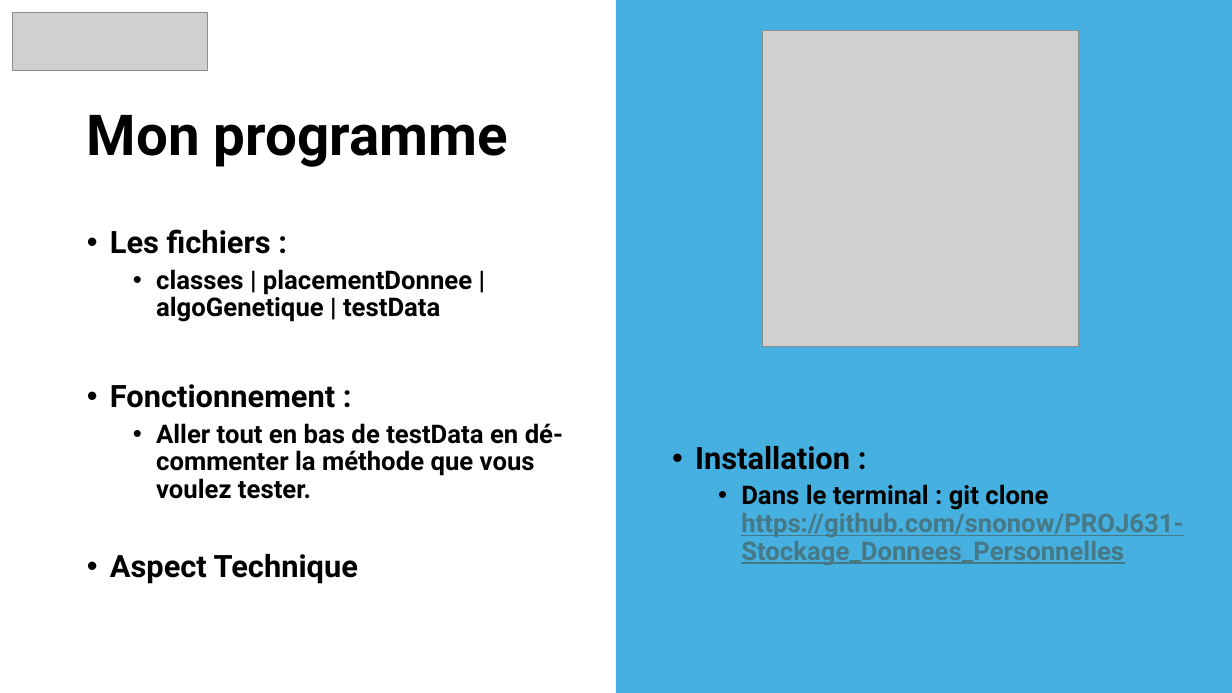
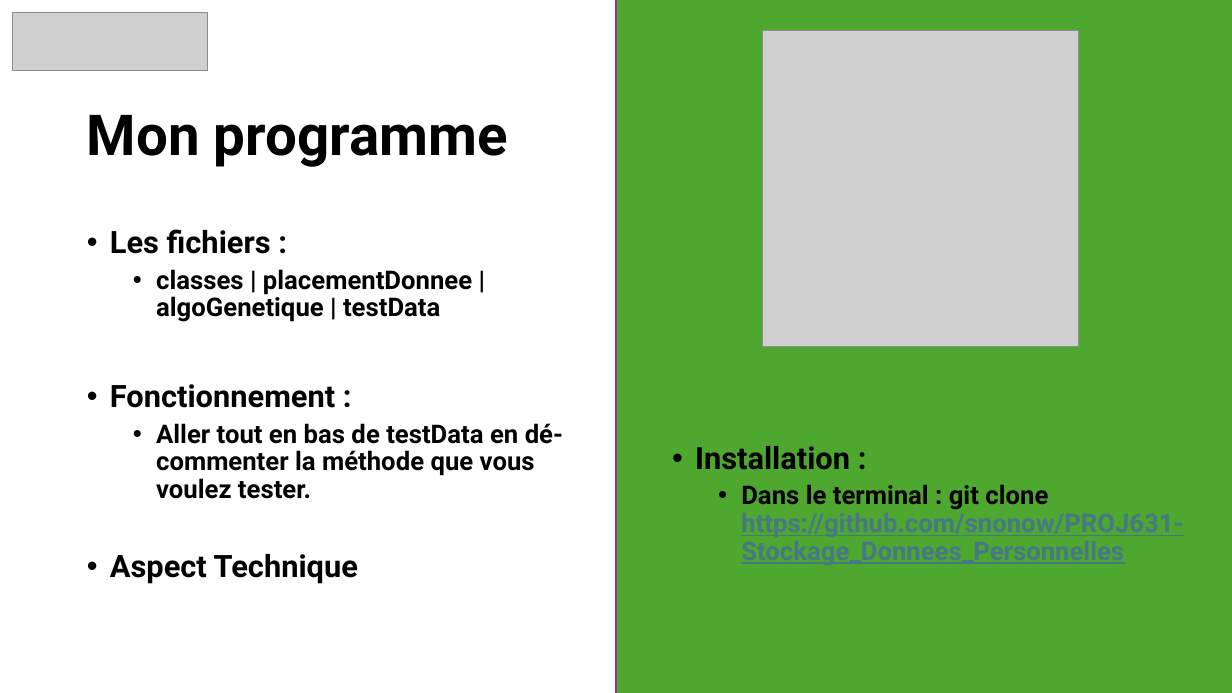
Before and after one commit to snonow/PROJ631-Arbres_de_decision, a slide deck: slide 6 of Presentation-Proj631 - Arbre_de_Décision.pptx. Drawn at 1232x693 pixels with LibreOffice and Linux fonts; fonts in the diff are those of the drawing; grey boxes stand for pictures. Boxes give left, top, right and bottom in pixels: in the first picture for what was removed or moved away, otherwise in the second. Text is boxed around its words. In the diff, an @@ line names an element or a change of style, - is before the commit and + after.

```diff
--- a/Presentation-Proj631 - Arbre_de_Décision.pptx
+++ b/Presentation-Proj631 - Arbre_de_Décision.pptx
@@ rectangle at (616,0,1232,693): fill #46B1E1 to #4EA72E; outline none to #A02B93 1.5 pt @@
```
Also in this commit, not shown: 6 other slides changed, 2 other files.
